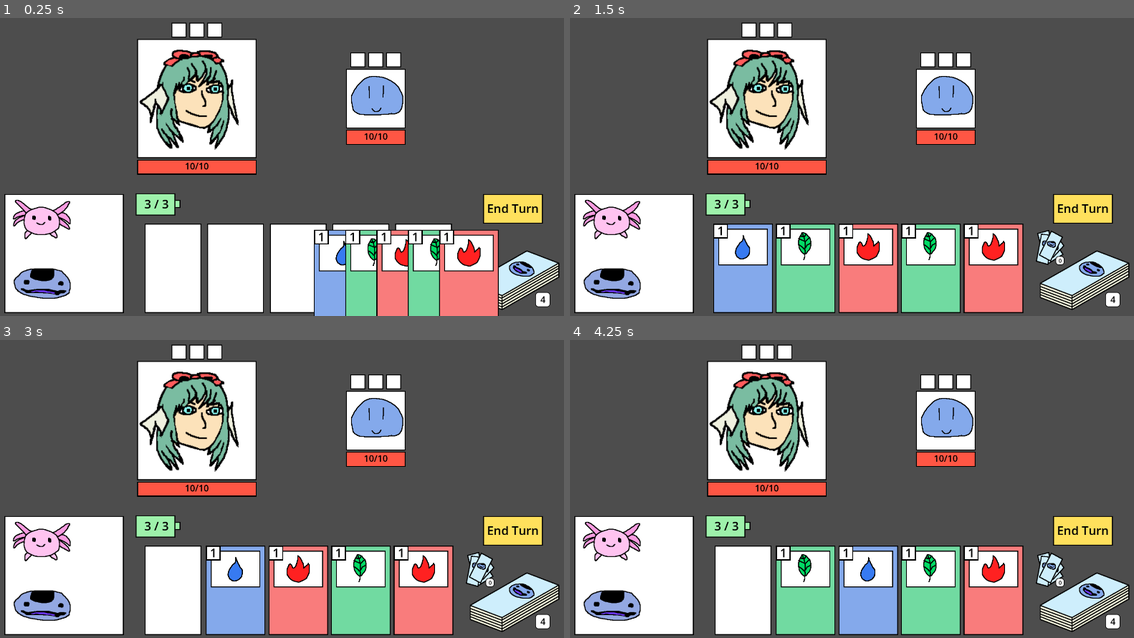
Above: before the commit, frames 1-4 (two rows, left to right).
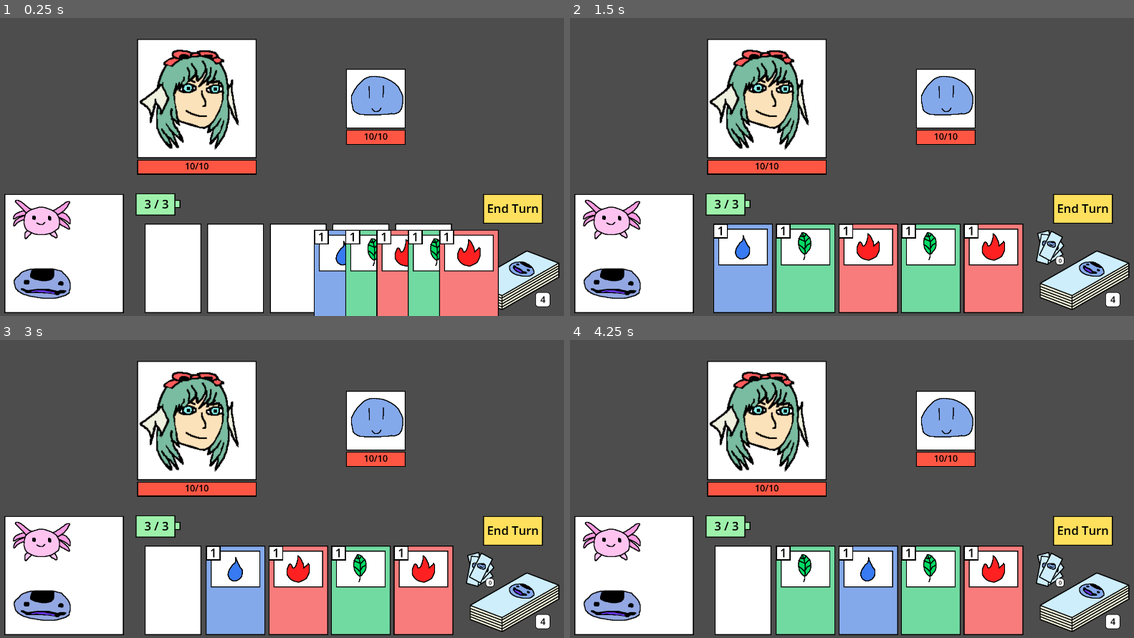
Above: after the commit, the same moments.

Repository: Joraffe/jobine-godot-game
Game: Godot game, scene res://scenes/battle/Battle.tscn
Two runs of this game, one before a commit and one after it. Both use one fixed random seed, a clock stepped at 60 frames per second and the inputs below.
Inputs (mouse positions are in pixels of both pictures, inside the frame that each line leads up to):
- Up to frame 1 (0.25 s): no input
- Up to frame 2 (1.5 s): move the mouse to (1083, 280) at 0.52 s; click (1083, 280) at 0.67 s; tap Enter at 1.25 s; move the mouse to (1049, 247) at 1.27 s; click (1049, 247) at 1.42 s
- Up to frame 3 (3 s): tap Space at 2 s; move the mouse to (174, 590) at 2.02 s; click (174, 590) at 2.17 s; tap Enter at 2.75 s; move the mouse to (236, 590) at 2.77 s; click (236, 590) at 2.92 s
- Up to frame 4 (4.25 s): tap Space at 3.5 s; move the mouse to (868, 590) at 3.52 s; click (868, 590) at 3.67 s

The runs differ from the first frame. In frame 1, 0.8% of the frame differs, in the area x 30-72%, y 1-17%; in frame 2, 0.8%; in frame 3, 0.8%; in frame 4, 0.8%.
Error in both runs: Invalid access to property or key 'data' on a base object of type 'Node2D (battle_field_deck.gd)'. (res://scenes/battle_field_deck/scripts/area_2d.gd:36)

Commit message:
[scene] Implement elemental combos (element aura + combo text tweens)

Diff:
--- a/models/combos/combo.gd
+++ b/models/combos/combo.gd
@@ -2,8 +2,30 @@
 class_name Combo
 
 
-var name : String
+var human_name : String
+var machine_name : String
 
 
-func _init(_name : String) -> void:
-	name = _name
+func _init(
+	_human_name : String,
+	_machine_name : String
+) -> void:
+	human_name = _human_name
+	machine_name = _machine_name
+
+func as_dict() -> Dictionary:
+	return {
+
+	}
+
+static func create(combo_data : Dictionary) -> Combo:
+	return Combo.new(
+		combo_data[HUMAN_NAME],
+		combo_data[MACHINE_NAME]
+	)
+
+#========================
+# Init Param kwarg names
+#========================
+const HUMAN_NAME : String = "human_name"
+const MACHINE_NAME : String = "machine_name"
--- a/models/combos/combo_archive.gd
+++ b/models/combos/combo_archive.gd
@@ -2,22 +2,9 @@
 class_name ComboArchive
 
 
-static func get_combo(name : String) -> Combo:
-	match name:
-		STEAM_COMBO:
-			return Combo.new(STEAM_COMBO)
-		GROW_COMBO:
-			return Combo.new(GROW_COMBO)
-		BURN_COMBO:
-			return Combo.new(BURN_COMBO)
-		_:
-			return Combo.new(UNKNOWN_COMBO)
-
-
 #=========================
-#     List of Combos
+#    List of Combos
 #=========================
-const STEAM_COMBO : String = "steam_combo" # water + fire
-const GROW_COMBO : String = "grow_combo" # water + nature
-const BURN_COMBO : String = "burn_combo" # nature + fire
-const UNKNOWN_COMBO : String = "unknown_combo"
+const EVAPORATE_COMBO : String = "evaporate" # water + fire
+const GROW_COMBO : String = "grow" # water + nature
+const BURN_COMBO : String = "burn" # nature + fire
--- a/scenes/battle/scripts/battle_radio.gd
+++ b/scenes/battle/scripts/battle_radio.gd
@@ -44,6 +44,10 @@
 signal current_energy_updated(current_energy : int)
 
 
+# Elements Related
+signal elements_combined(combo_data : Dictionary)
+
+
 #=====================
 # Signal String names
 #=====================
@@ -63,3 +67,4 @@
 const ENERGY_GAINED : String = "energy_gained"
 const ENERGY_SPENT : String = "energy_spent"
 const CURRENT_ENERGY_UPDATED : String = "current_energy_updated"
+const ELEMENTS_COMBINED : String = "elements_combined"
--- a/scenes/battle_arena_aura/BattleArenaAura.tscn
+++ b/scenes/battle_arena_aura/BattleArenaAura.tscn
@@ -1,15 +1,6 @@
-[gd_scene load_steps=3 format=3 uid="uid://b0qdv2d2scwdo"]
+[gd_scene load_steps=2 format=3 uid="uid://b0qdv2d2scwdo"]
 
 [ext_resource type="Script" path="res://scenes/battle_arena_aura/scripts/battle_arena_aura.gd" id="1_76so8"]
-[ext_resource type="PackedScene" uid="uid://ck0j0ryu7ayrr" path="res://scenes/battle_arena_aura_element/BattleArenaAuraElement.tscn" id="2_2eo2r"]
 
 [node name="BattleArenaAura" type="Node2D"]
 script = ExtResource("1_76so8")
-
-[node name="FirstAuraElement" parent="." instance=ExtResource("2_2eo2r")]
-position = Vector2(-60, 2.08165e-12)
-
-[node name="SecondAuraElement" parent="." instance=ExtResource("2_2eo2r")]
-
-[node name="ThirdAuraElement" parent="." instance=ExtResource("2_2eo2r")]
-position = Vector2(60, 2.08165e-12)
--- a/scenes/battle_arena_aura/scripts/battle_arena_aura.gd
+++ b/scenes/battle_arena_aura/scripts/battle_arena_aura.gd
@@ -1,52 +1,254 @@
 extends Node2D
 
 
-var num_elements_applied : int = 0
-
-var first_element : Element:
-	set = set_first_element
-var second_element : Element:
-	set = set_second_element
-var third_element : Element:
-	set = set_third_element
+var aura_element_scene : PackedScene = preload(
+	"res://scenes/battle_arena_aura_element/BattleArenaAuraElement.tscn"
+)
+
+var entity  # used to associate this with an character/enemy
+var aura_width : int  # used to position the aura element
+var element_registry : Dictionary = {}
+var elements : Array[Element] = []
+
+
+const FIRST_ELEMENT : String = "first_element"
+const SECOND_ELEMENT : String = "second_element"
+const COMBO : String = "combo"
+const INDEX : String = "index"
+const ELEMENT : String = "element"
+const ENTITY : String = "entity"
 
 
 #=======================
 # Godot Lifecycle Hooks
 #=======================
 func _init() -> void:
-	pass
-
-
-#=======================
-# Setters
-#=======================
-func set_first_element(new_element : Element) -> void:
-	first_element = new_element
-	num_elements_applied += 1
-	$FirstAuraElement.set("element", first_element)
-
-func set_second_element(new_element : Element) -> void:
-	second_element = new_element
-	num_elements_applied += 1
-	$SecondAuraElement.set("element", second_element)
-
-func set_third_element(new_element : Element) -> void:
-	third_element = new_element
-	num_elements_applied += 1
-	$ThirdAuraElement.set("element", third_element)
-
+	BattleRadio.connect(BattleRadio.ELEMENTS_COMBINED, _on_elements_combined)
+
+
+#=======================
+# Signal Handlers
+#=======================
+func _on_elements_combined(combo_data : Dictionary) -> void:
+	if combo_data[ENTITY] != entity:
+		return
+
+	var first_combo_index = combo_data[FIRST_ELEMENT][INDEX]
+	var first_combo_element = combo_data[FIRST_ELEMENT][ELEMENT]
+	var second_combo_index = combo_data[SECOND_ELEMENT][INDEX]
+	var second_combo_element = combo_data[SECOND_ELEMENT][ELEMENT]
+
+	var new_elements : Array[Element] = []
+	for i in elements.size():
+		if i not in [first_combo_index, second_combo_index]:
+			new_elements.append(elements[i])
+
+	elements = new_elements
+	unregister_element(first_combo_element)
+	unregister_element(second_combo_element)
+	tween_up_and_free_element(first_combo_element)
+	tween_up_and_free_element(second_combo_element)
+	reposition_remaining_aura_elements()
 
 #========================
 # Aura Functionality
 #========================
 func apply_element(element : Element) -> void:
-	match num_elements_applied:
-		0:
-			set_first_element(element)
-		1:
-			set_second_element(element)
-		2:
-			set_third_element(element)
-		_:
-			return
+	elements.append(element)
+	register_element(element)
+	var instance = instantiate_aura_element(element)
+	position_aura_element(instance, num_elements_applied() - 1)
+	check_for_combo()
+
+func register_element(element : Element) -> void:
+	if not element_registry.has(element.machine_name):
+		element_registry[element.machine_name] = 1
+	elif element_registry.has(element.machine_name):
+		element_registry[element.machine_name] += 1
+
+func unregister_element(element : Element) -> void:
+	if element_registry[element.machine_name] == 1:
+		element_registry.erase(element.machine_name)
+	elif element_registry[element.machine_name] > 1:
+		element_registry[element.machine_name] -= 1
+
+func num_elements_applied() -> int:
+	var num_elements : int = 0
+	for key in element_registry.keys():
+		var element_amount : int = element_registry[key]
+		num_elements += element_amount
+	return num_elements
+
+func has_multiple_distinct_elements() -> bool:
+	return element_registry.keys().size() >= 2
+
+func check_for_combo() -> void:
+	var combo_data : Dictionary = {}
+
+	# Need at least 2 diff elements to combine
+	if not has_multiple_distinct_elements():
+		return
+
+	for index in elements.size():
+		combo_data  = check_index_for_combo(index)
+		if combo_data[COMBO]:
+			BattleRadio.emit_signal(
+				BattleRadio.ELEMENTS_COMBINED,
+				combo_data
+			)
+			break
+
+func check_index_for_combo(element_index : int) -> Dictionary:
+	var combo_data : Dictionary = {
+		ENTITY: null,
+		FIRST_ELEMENT: null,
+		SECOND_ELEMENT: null,
+		COMBO: null
+	}
+
+	var element : Element = elements[element_index]
+
+	for compared_index in elements.size():
+		if compared_index == element_index:
+			continue
+
+		var compared_element : Element = elements[compared_index]
+		if is_same_element(element, compared_element):
+			continue
+
+		combo_data[ENTITY] = entity
+		combo_data[FIRST_ELEMENT] = {
+			INDEX : element_index,
+			ELEMENT : element
+		}
+		combo_data[SECOND_ELEMENT] = {
+			INDEX : compared_index,
+			ELEMENT: compared_element
+		}
+
+		if is_evaporate_combo(element, compared_element):
+			combo_data[COMBO] = get_evaporate_combo()
+			return combo_data
+
+		if is_burn_combo(element, compared_element):
+			combo_data[COMBO] = get_burn_combo()
+			return combo_data
+
+		if is_grow_combo(element, compared_element):
+			combo_data[COMBO] = get_grow_combo()
+			return combo_data
+
+	# if we make it here, the element at the index
+	# we are checking cannot combine with any others
+	return {
+		FIRST_ELEMENT: null,
+		SECOND_ELEMENT: null,
+		COMBO: null
+	}
+
+#======================
+# Data Helpers
+#=====================
+func instantiate_aura_element(element : Element) -> Node2D:
+	var instance = aura_element_scene.instantiate()
+	instance.set("element", element)
+	add_child(instance)
+	return instance
+
+func get_aura_element_position_x(instance : Node2D, position_index : int) -> int:
+	var aura_element_width : int = instance.image_data.get_img_width()
+	var starting_x : int = (-1 * int(aura_width / 2.0)) + int(aura_element_width / 2.0)
+	var offset_x : int = (position_index * aura_element_width) + (position_index * 10)
+	return starting_x + offset_x
+
+func position_aura_element(instance : Node2D, position_index : int) -> void:
+	var position_x = get_aura_element_position_x(instance, position_index)
+	instance.position.x = position_x
+
+func tween_to_aura_element_position(instance : Node2D, position_index : int) -> void:
+	var position_x = get_aura_element_position_x(instance, position_index)
+	var tween = create_tween()
+	tween.tween_property(
+		instance,
+		"position",
+		Vector2(position_x, instance.position.y),
+		0.75
+	)
+
+func reposition_remaining_aura_elements():
+	for i in elements.size():
+		for child in self.get_children():
+			if child.get("element") == elements[i]:
+				tween_to_aura_element_position(child, i)
+
+func tween_up_and_free_element(element : Element) -> void:
+	for child in get_children():
+		if child.get("element") == element:
+			var tween = child.create_tween()
+			var sprite_2d = child.get_node("Area2D/Sprite2D")
+			var cur_position = sprite_2d.position
+			var new_position = Vector2(cur_position.x, cur_position.y - 50)
+			tween.tween_property(
+				sprite_2d,
+				"position",
+				new_position,
+				0.5
+			)
+			tween.tween_callback(child.queue_free)
+
+func _get_combo_data_by_machine_name(machine_name : String) -> Dictionary:
+	return {
+		Combo.HUMAN_NAME: machine_name.capitalize(),
+		Combo.MACHINE_NAME: machine_name
+	}
+
+func get_evaporate_combo() -> Combo:
+	return Combo.create(
+		_get_combo_data_by_machine_name(
+			ComboArchive.EVAPORATE_COMBO
+		)
+	)
+
+func get_burn_combo() -> Combo:
+	return Combo.create(
+		_get_combo_data_by_machine_name(
+			ComboArchive.BURN_COMBO
+		)
+	)
+
+func get_grow_combo() -> Combo:
+	return Combo.create(
+		_get_combo_data_by_machine_name(
+			ComboArchive.GROW_COMBO
+		)
+	)
+
+func is_same_element(first_element : Element, second_element : Element) -> bool:
+	return first_element.machine_name == second_element.machine_name
+
+func is_evaporate_combo(first_element : Element, second_element : Element) -> bool:
+	return (
+		(_is_fire_element(first_element) and _is_water_element(second_element))
+		or (_is_water_element(first_element) and _is_fire_element(second_element))
+	)
+
+func is_grow_combo(first_element : Element, second_element : Element) -> bool:
+	return (
+		(_is_nature_element(first_element) and _is_water_element(second_element))
+		or (_is_water_element(first_element) and _is_nature_element(second_element))
+	)
+
+func is_burn_combo(first_element : Element, second_element : Element) -> bool:
+	return (
+		(_is_fire_element(first_element) and _is_nature_element(second_element))
+		or (_is_nature_element(first_element) and _is_fire_element(second_element))
+	)
+
+func _is_fire_element(element : Element) -> bool:
+	return element.machine_name == ElementArchive.FIRE_ELEMENT
+
+func _is_water_element(element : Element) -> bool:
+	return element.machine_name == ElementArchive.WATER_ELEMENT
+
+func _is_nature_element(element : Element) -> bool:
+	return element.machine_name == ElementArchive.NATURE_ELEMENT
--- a/scenes/battle_arena_aura_element/scripts/battle_arena_element_aura.gd
+++ b/scenes/battle_arena_aura_element/scripts/battle_arena_element_aura.gd
@@ -1,4 +1,5 @@
 extends Node2D
+
 
 var element : Element:
 	set = set_element
--- a/scenes/battle_arena_character/BattleArenaCharacter.tscn
+++ b/scenes/battle_arena_character/BattleArenaCharacter.tscn
@@ -22,5 +22,5 @@
 [node name="HealthBar" parent="." instance=ExtResource("2_gb08q")]
 position = Vector2(2.08165e-12, 230)
 
-[node name="BattleArenaAura" parent="." instance=ExtResource("3_6xr3q")]
+[node name="Aura" parent="." instance=ExtResource("3_6xr3q")]
 position = Vector2(2.08165e-12, -230)
--- a/scenes/battle_arena_character/scripts/battle_arena_character.gd
+++ b/scenes/battle_arena_character/scripts/battle_arena_character.gd
@@ -30,3 +30,5 @@
 	$Area2D/Sprite2D.set_texture(image_data.get_img_texture())
 	# Also update the Health Bar
 	$HealthBar.set("entity", character)
+	$Aura.set("aura_width", image_data.get_img_width())
+	$Aura.set("entity", character)
--- /dev/null
+++ b/scenes/battle_arena_combo/BattleArenaCombo.tscn
@@ -0,0 +1,19 @@
+[gd_scene load_steps=3 format=3 uid="uid://6rcnlausmknb"]
+
+[ext_resource type="Script" path="res://scenes/battle_arena_combo/scripts/battle_arena_combo.gd" id="1_c28vk"]
+[ext_resource type="Script" path="res://scenes/battle_arena_combo/scripts/label.gd" id="2_40k6m"]
+
+[node name="BattleArenaCombo" type="Node2D"]
+script = ExtResource("1_c28vk")
+
+[node name="Label" type="Label" parent="."]
+anchors_preset = 15
+anchor_right = 1.0
+anchor_bottom = 1.0
+grow_horizontal = 2
+grow_vertical = 2
+theme_override_colors/font_color = Color(0, 0, 0, 1)
+theme_override_colors/font_outline_color = Color(0, 0, 0, 1)
+theme_override_constants/outline_size = 5
+theme_override_font_sizes/font_size = 40
+script = ExtResource("2_40k6m")
--- /dev/null
+++ b/scenes/battle_arena_combo/scripts/battle_arena_combo.gd
@@ -0,0 +1,54 @@
+extends Node2D
+
+
+var entity
+var combo : Combo:
+	set = set_combo
+var original_label_position : Vector2
+
+const COMBO : String = "combo"
+const ENTITY : String = "entity"
+
+
+#=======================
+# Godot Lifecycle Hooks
+#=======================
+func _init() -> void:
+	BattleRadio.connect(BattleRadio.ELEMENTS_COMBINED, _on_elements_combined)
+
+
+#=======================
+# Setters
+#=======================
+func set_combo(new_combo : Combo) -> void:
+	combo = new_combo
+	$Label.update_combo_text(combo)
+	animate_combo_text()
+
+#=======================
+# Signal Handlers
+#=======================
+func _on_elements_combined(combo_data : Dictionary) -> void:
+	if combo_data[ENTITY] != entity:
+		return
+
+	combo = combo_data[COMBO]
+
+#=======================
+# Combo Functionality
+#=======================
+func animate_combo_text() -> void:
+	var tween = create_tween()
+	var label = $Label
+	original_label_position = label.position
+	tween.tween_property(
+		label,
+		"position",
+		Vector2(label.position.x, label.position.y - 50),
+		0.5
+	)
+	tween.tween_callback(reset_combo_label)
+
+func reset_combo_label() -> void:
+	$Label.reset_combo_text()
+	$Label.position = original_label_position
--- /dev/null
+++ b/scenes/battle_arena_combo/scripts/label.gd
@@ -0,0 +1,23 @@
+extends Label
+
+
+func update_combo_text(combo: Combo) -> void:
+	text = "{name}".format({"name": combo.human_name})
+	if combo.machine_name == ComboArchive.EVAPORATE_COMBO:
+		set_evaporate_text_color()
+	elif combo.machine_name == ComboArchive.GROW_COMBO:
+		set_grow_text_color()
+	elif combo.machine_name == ComboArchive.BURN_COMBO:
+		set_burn_text_color()
+
+func reset_combo_text() -> void:
+	text = ""
+
+func set_evaporate_text_color() -> void:
+	add_theme_color_override("font_color", Color.CORAL)
+
+func set_grow_text_color() -> void:
+	add_theme_color_override("font_color", Color.WEB_GREEN)
+
+func set_burn_text_color() -> void:
+	add_theme_color_override("font_color", Color.CRIMSON)
--- a/scenes/battle_arena_enemy/BattleArenaEnemy.tscn
+++ b/scenes/battle_arena_enemy/BattleArenaEnemy.tscn
@@ -1,9 +1,10 @@
-[gd_scene load_steps=6 format=3 uid="uid://dybur2v7evw1s"]
+[gd_scene load_steps=7 format=3 uid="uid://dybur2v7evw1s"]
 
 [ext_resource type="Script" path="res://scenes/battle_arena_enemy/scripts/battle_arena_enemy.gd" id="1_mcro6"]
 [ext_resource type="Script" path="res://scenes/battle_arena_enemy/scripts/area_2d.gd" id="2_2isn1"]
 [ext_resource type="PackedScene" uid="uid://gyul4bm0j3du" path="res://scenes/battle_arena_health_bar/BattleArenaHealthBar.tscn" id="3_8eg3g"]
 [ext_resource type="PackedScene" uid="uid://b0qdv2d2scwdo" path="res://scenes/battle_arena_aura/BattleArenaAura.tscn" id="4_65erj"]
+[ext_resource type="PackedScene" uid="uid://6rcnlausmknb" path="res://scenes/battle_arena_combo/BattleArenaCombo.tscn" id="5_c5x3i"]
 
 [sub_resource type="RectangleShape2D" id="RectangleShape2D_3xwil"]
 size = Vector2(201, 202)
@@ -25,3 +26,6 @@
 
 [node name="Aura" parent="." instance=ExtResource("4_65erj")]
 position = Vector2(2.08165e-12, -130)
+
+[node name="Combo" parent="." instance=ExtResource("5_c5x3i")]
+position = Vector2(2.08165e-12, -180)
--- a/scenes/battle_arena_enemy/scripts/battle_arena_enemy.gd
+++ b/scenes/battle_arena_enemy/scripts/battle_arena_enemy.gd
@@ -37,6 +37,9 @@
 	$Area2D/Sprite2D.set_texture(enemy_image_data.get_img_texture())
 	# Also update the Health Bar
 	$HealthBar.set("entity", enemy)
+	$Aura.set("aura_width", enemy_image_data.get_img_width())
+	$Aura.set("entity", enemy)
+	$Combo.set("entity", enemy)
 
 
 #========================
